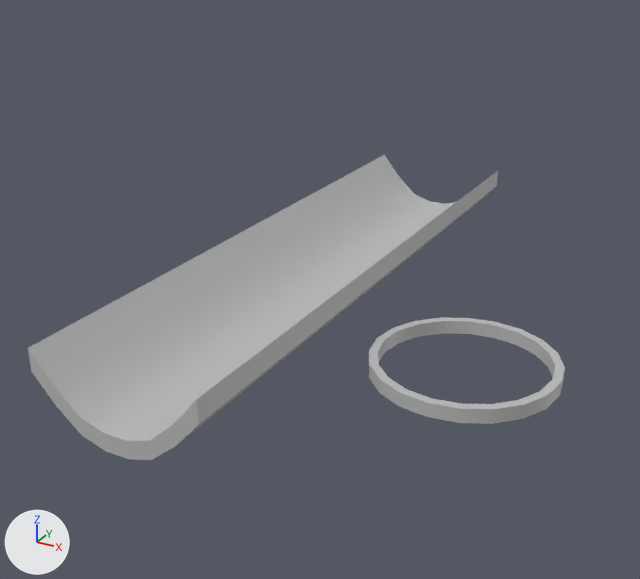
The FBX model Assets/Models/rubeGoldberg_models.fbx: old version first, new version second.
The view is the same before and after, from a 50 mm lens placed at (0.152, -0.277, 0.144), pointed at (0.014, -0.027, 0.019). Lighting does not change. The marker at lower left points along +X, +Y and +Z. Where no turn or scale is listed for an object, it has been applied to the vertices.

The older version as bpy lines, for what is in view:
```python
me_mesh = bpy.data.meshes.new('Mesh')
me_mesh.from_pydata(...)  # 32 vertices, 30 faces; spans x -1.0..1.0, y -4.1..-1.5, z -12.0..12.0
me_mesh.materials.append(mat_lambert1)  # grey #bcbcbc
me_mesh_001 = bpy.data.meshes.new('Mesh.001')
me_mesh_001.from_pydata(...)  # 80 vertices, 80 faces; spans x -3.16..3.16, y -0.5..0.5, z -3.16..3.16
me_mesh_001.materials.append(mat_lambert1)  # grey #bcbcbc
ob_pcube1 = bpy.data.objects.new('pCube1', me_mesh)
ob_pcube1.location = (0.0, 0.0, 0.0422)
ob_pcube1.rotation_euler = (1.571, 0.0, 0.0)  # degrees (90, 0, 0)
ob_pcube1.scale = (0.0296, 0.01, 0.01)
ob_ppipe1 = bpy.data.objects.new('pPipe1', me_mesh_001)
ob_ppipe1.location = (0.07, -0.03, 0.005)
ob_ppipe1.rotation_euler = (1.571, 0.0, 0.0)  # degrees (90, 0, 0)
ob_ppipe1.scale = (0.01, 0.00495, 0.01)
```
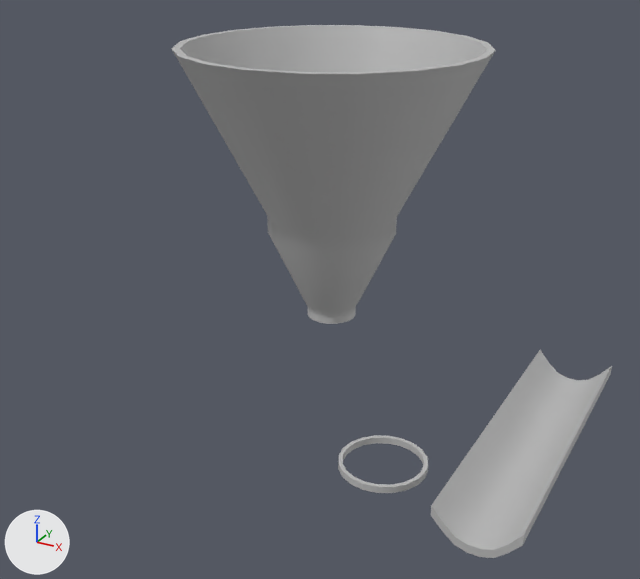
Pixel boxes [x1, y1, x2, y2] of what changed, in the pictures (640 x 579 px):
'pCube1', moved, rescaled (61% narrower, 32% shorter): before [28, 155, 498, 460]; after [431, 350, 612, 558]
'pPipe2', added: after [171, 25, 495, 324]
'pPipe1', moved, rescaled (54% narrower, 45% shorter): before [369, 317, 565, 424]; after [338, 435, 428, 493]

Patch to the scene script:
```diff
--- a/Assets/Models/rubeGoldberg_models.fbx.py
+++ b/Assets/Models/rubeGoldberg_models.fbx.py
@@ me_mesh_002 @@
+me_mesh_002.from_pydata(...)  # 280 vertices, 280 faces; spans x -0.0531..0.0531, y -0.0531..0.0531, z -0.0466..0.0517
+me_mesh_002.materials.append(mat_lambert1)  # grey #bcbcbc
@@ ob_pcube1 @@
 ob_pcube1 = bpy.data.objects.new('pCube1', me_mesh)
-ob_pcube1.location = (0.0, 0.0, 0.0422)
+ob_pcube1.location = (0.1026, -0.0651, 0.0168)
 ob_pcube1.rotation_euler = (1.571, 0.0, 0.0)  # degrees (90, 0, 0)
-ob_pcube1.scale = (0.0296, 0.01, 0.01)
+ob_pcube1.scale = (0.0114, 0.00385, 0.00385)
@@ ob_ppipe1 @@
 ob_ppipe1 = bpy.data.objects.new('pPipe1', me_mesh_001)
-ob_ppipe1.location = (0.07, -0.03, 0.005)
+ob_ppipe1.location = (0.07, -0.0928, 0.005)
 ob_ppipe1.rotation_euler = (1.571, 0.0, 0.0)  # degrees (90, 0, 0)
-ob_ppipe1.scale = (0.01, 0.00495, 0.01)
+ob_ppipe1.scale = (0.00385, 0.00191, 0.00385)
@@ ob_ppipe2 @@
+ob_ppipe2 = bpy.data.objects.new('pPipe2', me_mesh_002)
+ob_ppipe2.location = (0.01, -0.01, 0.0486)
```
